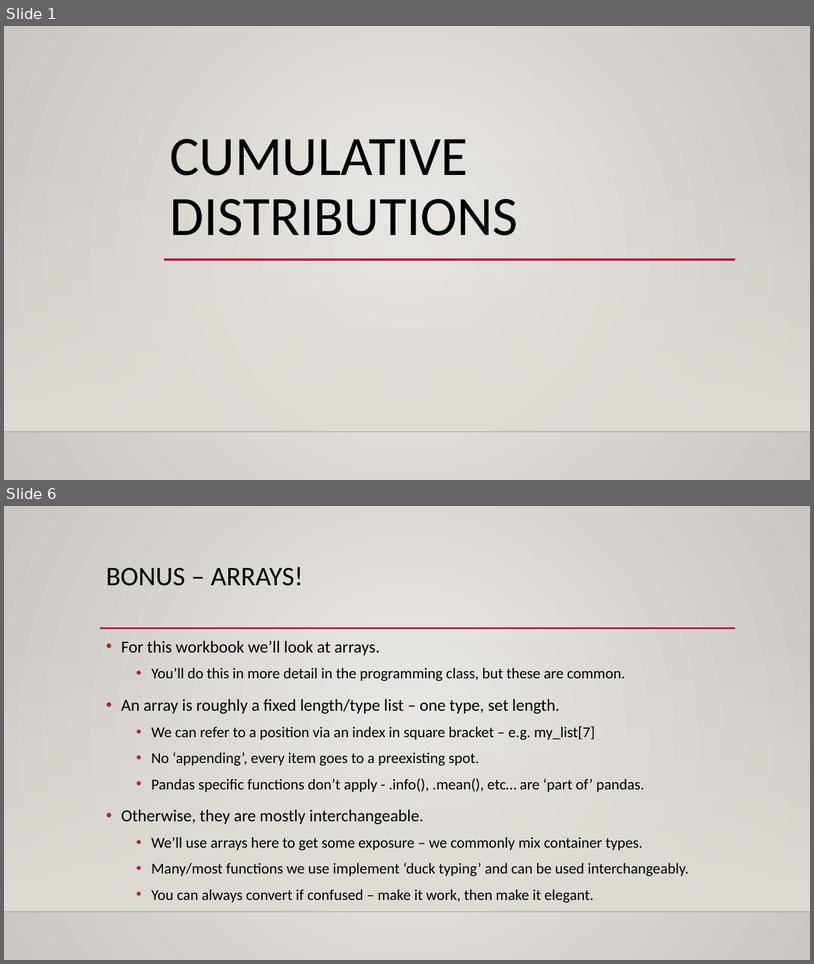
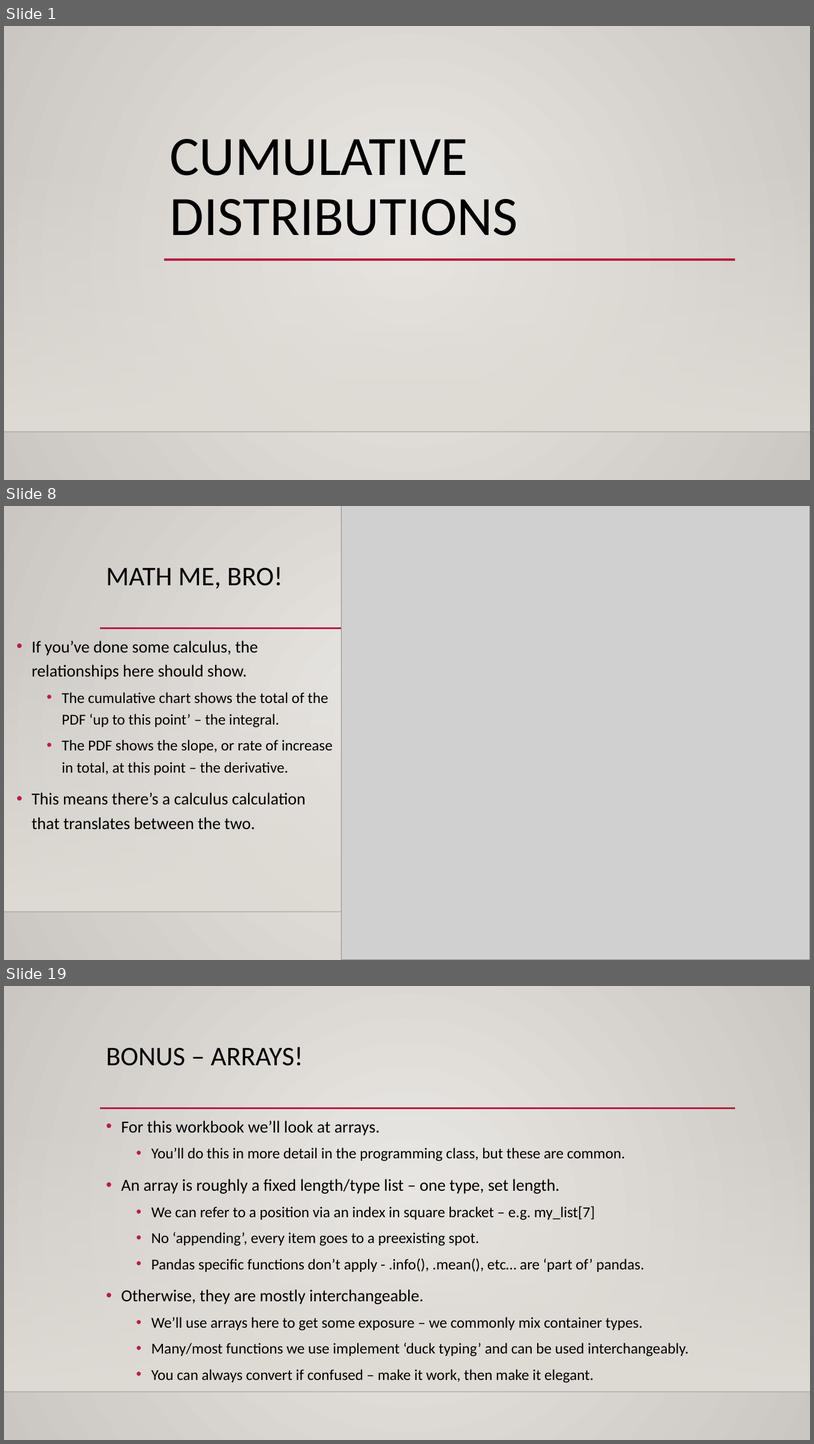
Before and after one commit to SedemSetor/Basic_Stats_in_Python_Student_Repository, a slide deck: reference_material/slides/004_Cumulative_Distributions.pptx. Shown one above the other, each under a label of ours: slides 1 and 6 before the commit, slides 1, 8 and 19 after it; the slides between them are not shown. The pictures are 814x964 and 814x1444 pixels, drawn with LibreOffice and Linux fonts; fonts in the diff are those of the drawing; grey boxes stand for pictures; background and template pictures are left out. Boxes give left, top, right and bottom in pixels: in the first picture for what was removed or moved away, otherwise in the second. Text is boxed around its words. In the diff, an @@ line names an element or a change of style, - is before the commit and + after.

```diff
--- a/reference_material/slides/004_Cumulative_Distributions.pptx
+++ b/reference_material/slides/004_Cumulative_Distributions.pptx
@@ slide 8 added at [4,506,810,960], background gradient #ECEAE7 to #CAC7C1; not listed: 3 template elements that a slide beside it also shows @@
@@ picture added at [342,506,810,960] @@
@@ title added at [106,567,282,589], 32 pt, text #000000 @@
+MATH ME, BRO!
@@ text added at [32,640,333,829], 18 pt, text #000000 @@
+• If you’ve done some calculus, the relationships here should show.
+  • The cumulative chart shows the total of the PDF ‘up to this point’ – the integral.
+  • The PDF shows the slope, or rate of increase in total, at this point – the derivative.
+• This means there’s a calculus calculation that translates between the two.
@@ what was slide 6 is now slide 19 @@
```
Also in this commit, not shown: 3 slides changed, 12 other slides added, 3 other files.
